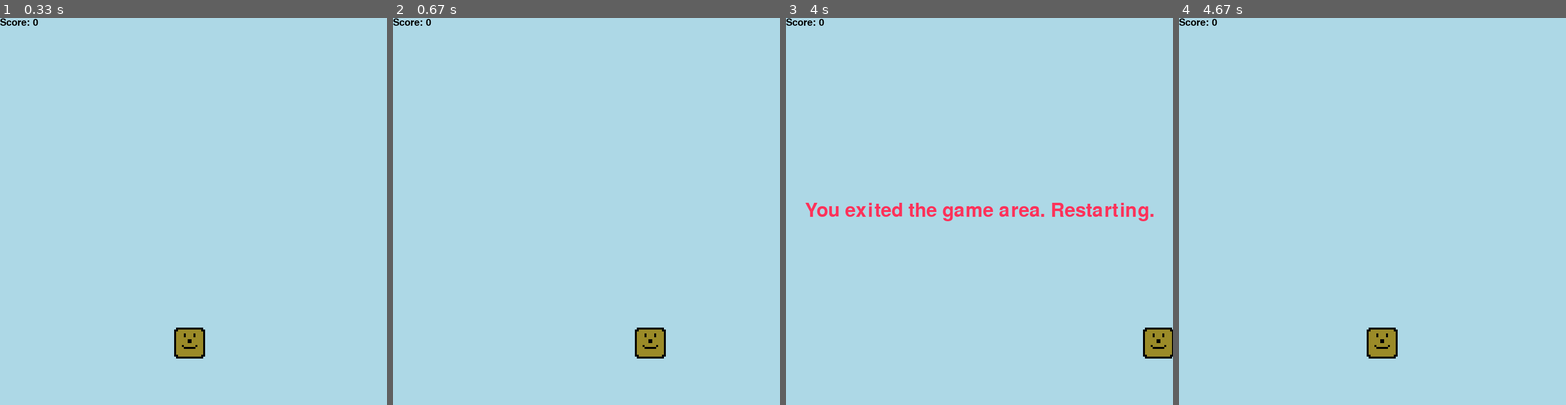
Above: before the commit, frames 1-4 (left to right).
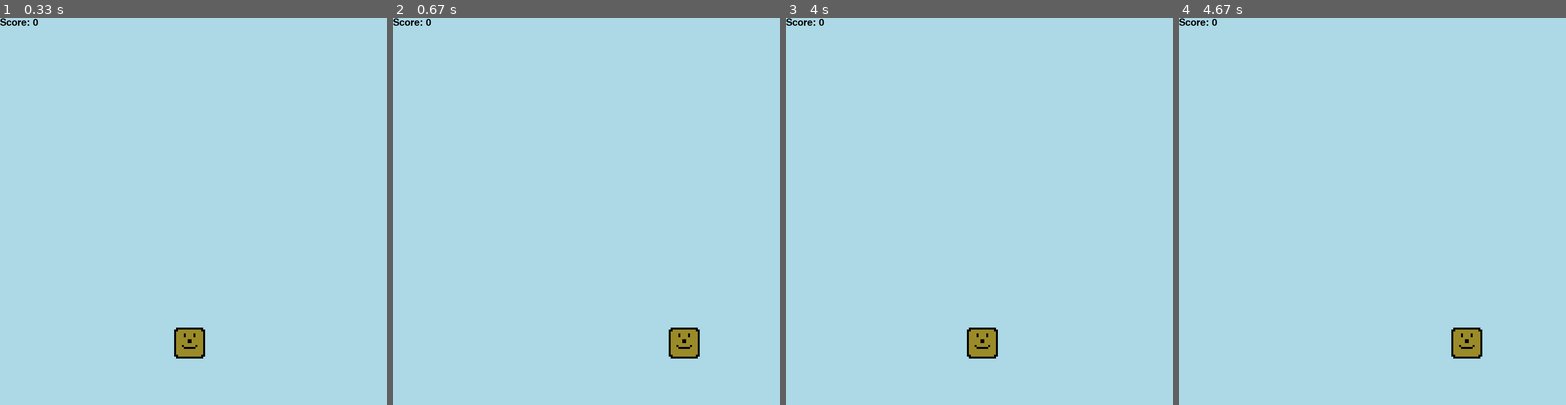
Above: after the commit, the same moments.

Repository: Hummenix/somePygame
Game: pygame game, started from game.py
Same seed, same stepped clock (60 frames per second), same inputs: the game is played once before the commit and once after it.
Inputs:
- Up to frame 1 (0.33 s): no input
- Up to frame 2 (0.67 s): hold Right from 0.33 s (still down)
- Up to frame 3 (4 s): release Right at 0.8 s; hold Right 0.83-1.3 s; hold Right 3.5-3.97 s
- Up to frame 4 (4.67 s): hold Right 4-4.47 s; hold Left from 4.5 s (still down)

Frame 1 is identical in both runs. In frame 2, 1.3% of the frame differs, in the area x 62-80%, y 80-88%; in frame 3, 2.7%, in the area x 5-100%, y 47-88%; in frame 4, 1.3%.

Commit message:
removed useless stuff

Diff:
--- a/game.py
+++ b/game.py
@@ -3,37 +3,37 @@
 from text import text_objects
 import project_colors
 import random
+
 # from player import player
 
 pygame.init()
 
 # Display/Window dimensions and settings
 # TODO: export as many functions and variables as possible
-display_width   = 800
-display_height  = 800
-gameDisplay     = pygame.display.set_mode((display_width, display_height))
+display_width = 800
+display_height = 800
+gameDisplay = pygame.display.set_mode((display_width, display_height))
 pygame.display.set_caption('MyGame')
 clock = pygame.time.Clock()
 
-text_height_top     = display_height/6
-text_height_center  = display_height/2
+text_height_top = display_height / 6
+text_height_center = display_height / 2
 
 # Player width and looks
-player_sprite   = pygame.image.load('./sprites/characters/player64.png')
-player_width    = 64
-player_height   = 64
+player_sprite = pygame.image.load('./sprites/characters/player64.png')
+player_width = 64
+player_height = 64
 
 
-class main:
-
-    class enemy:
+class Main:
+    class Enemy:
         def __init__(self):
             self.id = random.randrange(0, 100)
-            self.internal_enemy_x = 0
-            self.internal_enemy_y = 0
-            self.internal_enemy_width = 0
-            self.internal_enemy_height = 0
-            self.internal_enemy_color = project_colors.light_blue
+            self.enemy_x = 0
+            self.enemy_y = 0
+            self.enemy_width = 0
+            self.enemy_height = 0
+            self.enemy_color = project_colors.light_blue
 
         def enemy(self, enemy_x, enemy_y, enemy_width, enemy_height, enemy_color):
             self.enemy_x = enemy_x
@@ -52,10 +52,10 @@
 
     @staticmethod
     def message_display(text, height):
-        largeText = pygame.font.Font('freesansbold.ttf', 40)
-        TextSurf, TextRect = text_objects(text, largeText)
-        TextRect.center = ((display_width / 2), height)
-        gameDisplay.blit(TextSurf, TextRect)
+        large_text = pygame.font.Font('freesansbold.ttf', 40)
+        text_surf, text_rect = text_objects(text, large_text)
+        text_rect.center = ((display_width / 2), height)
+        gameDisplay.blit(text_surf, text_rect)
 
         pygame.display.update()
 
@@ -90,7 +90,7 @@
         enemy_number = 2
         enemy_color = project_colors.light_gray
         for each in range(0, enemy_number):
-            enemy = self.enemy()
+            enemy = self.Enemy()
             # enemy(enemy_x, enemy_y, enemy_width, enemy_height, enemy_color):
             enemy_list.append(enemy.enemy(enemy_start_x, enemy_start_y, enemy_width, enemy_height, enemy_color))
             print(str(enemy.id))
@@ -98,9 +98,9 @@
         score = 0
 
         self.scoreCounter(score)
-        gameExit = False
+        game_exit = False
 
-        while not gameExit:
+        while not game_exit:
             for event in pygame.event.get():
                 print(event)
                 # If game is intentionally quit
@@ -111,7 +111,7 @@
                 # if button is pressed
                 if event.type == pygame.KEYDOWN:
                     if event.key == pygame.K_LEFT:
-                        x_change = 0-player_speed
+                        x_change = 0 - player_speed
                     elif event.key == pygame.K_RIGHT:
                         x_change = player_speed
                 # if button is released
@@ -132,22 +132,19 @@
                     enemy.enemy_y = 0 - enemy.enemy_height
                     print("enemy width: " + str(enemy.enemy_width))
                     valid_position = False
-                    # -1 is an invalid value set for identification
                     # TODO: remove no_prev_enemy and use enemy_list position instead
                     if no_prev_enemy:
                         no_prev_enemy = False
                         enemy.enemy_x = random.randrange(0, display_width - int(enemy.enemy_width))
-                        #prev_enemy_x = enemy.enemy_x
-                        #prev_enemy_width = enemy.enemy_width
                     else:
                         while not valid_position:
                             enemy.enemy_x = random.randrange(0, display_width - int(enemy.enemy_width))
 
-
                             margin = 10
-                            if (prev_enemy.enemy_x - margin <= enemy.enemy_x <= prev_enemy.enemy_x + margin + prev_enemy.enemy_width
+                            if (
+                                    prev_enemy.enemy_x - margin <= enemy.enemy_x <= prev_enemy.enemy_x + margin + prev_enemy.enemy_width
                                     or prev_enemy.enemy_x - margin <= enemy.enemy_x + enemy.enemy_width
-                                        <= prev_enemy.enemy_x + margin + prev_enemy.enemy_width):
+                                    <= prev_enemy.enemy_x + margin + prev_enemy.enemy_width):
                                 pass
                             else:
                                 valid_position = True
@@ -166,8 +163,8 @@
                 if y < enemy.enemy_y + enemy.enemy_height and y + player_height > enemy.enemy_y:
                     # print("y-coordinate crossover")
                     if enemy.enemy_x < x < enemy.enemy_x + enemy.enemy_width \
-                            or enemy.enemy_x  < x + player_width < enemy.enemy_x + enemy.enemy_width:
-                        #print(
+                            or enemy.enemy_x < x + player_width < enemy.enemy_x + enemy.enemy_width:
+                        # print(
                         #    "Enemy hit \nPlayer position: " + str(x) + " to " + str(x + player_width) + " at height " +
                         #    str(y) + "\nEnemy position: " + str(enemy.enemy_x) + " to " +
                         #    str(enemy.enemy_x + enemy.enemy_width)
@@ -184,9 +181,9 @@
                 self.gameResetAction("You exited the game area. Restarting.")
 
             pygame.display.update()
-            clock.tick(60)
+            clock.tick(90)
 
 
-main().gameLoop()
+Main().gameLoop()
 pygame.quit()
 quit()
